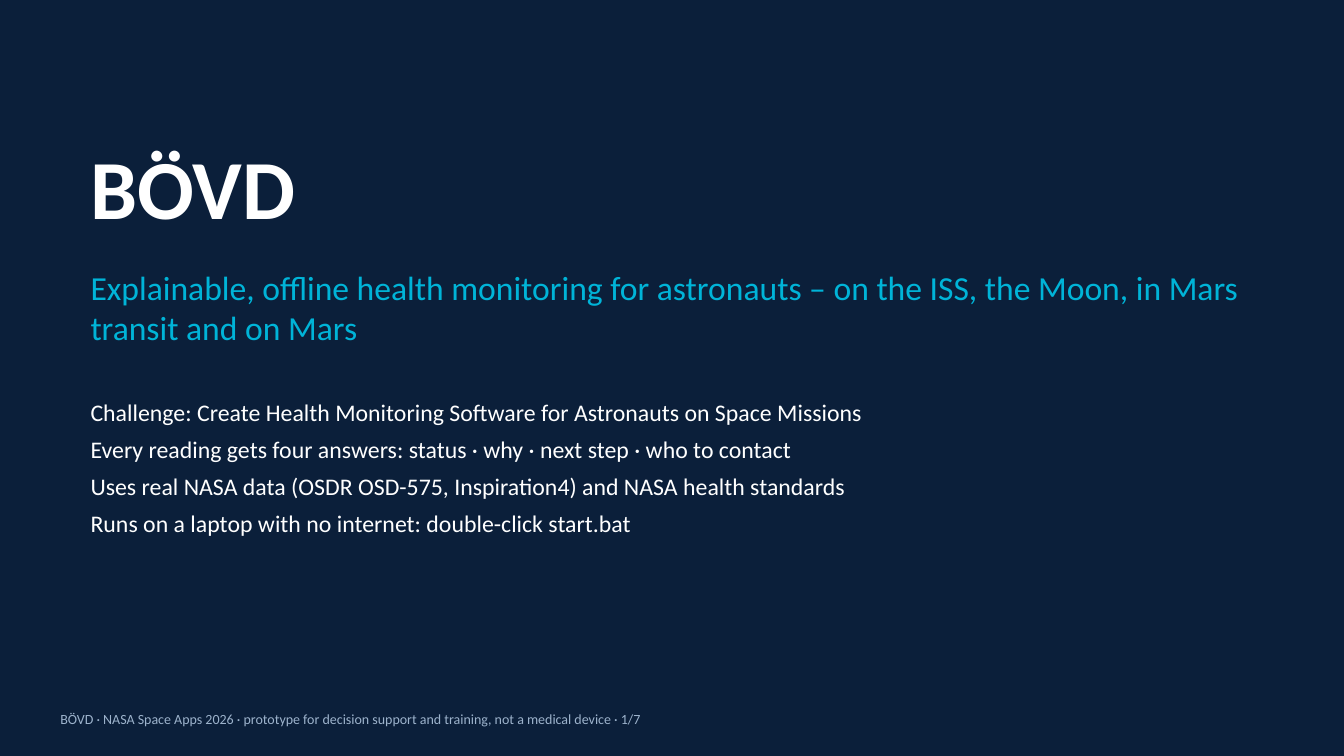
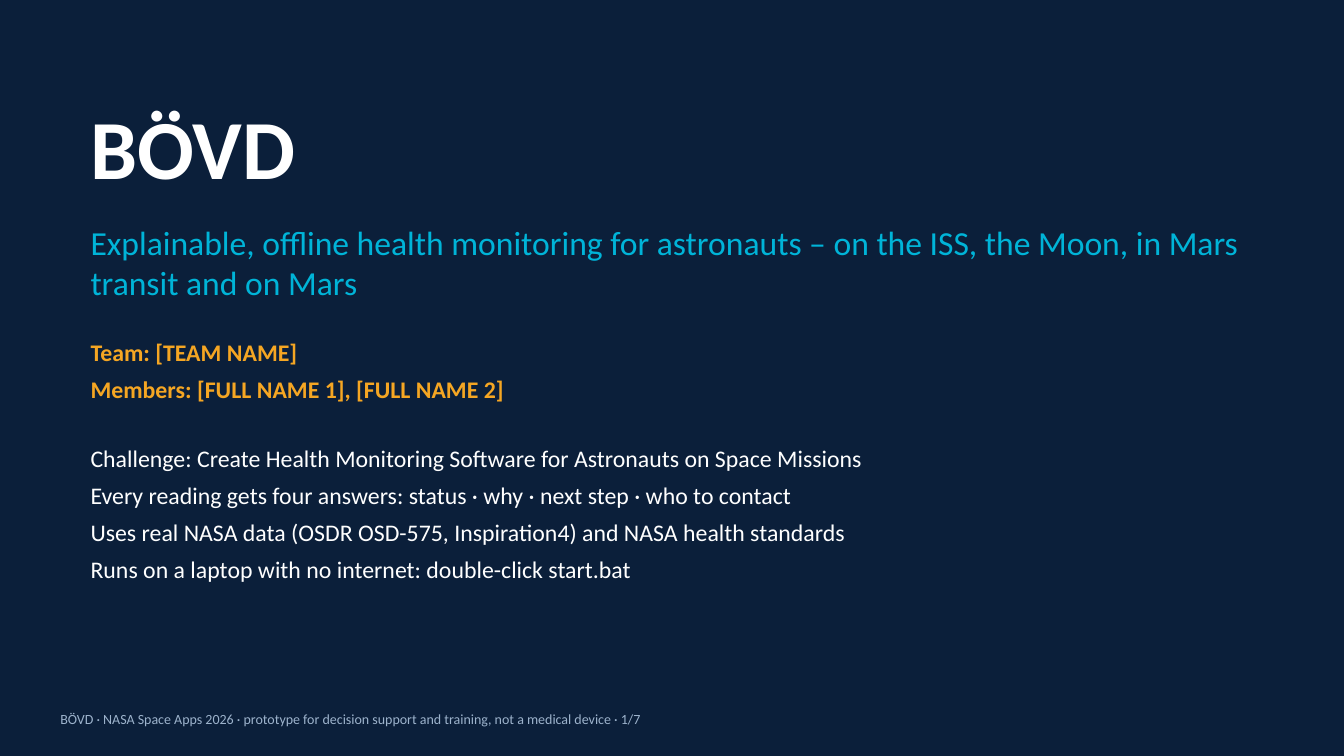
Before and after one commit to al8a7aa/bovd5, a slide deck: slide 1 of BOVD/deliverables/English/BOVD_Demo_7_slides.pptx. Drawn at 1344x756 pixels with LibreOffice and Linux fonts; fonts in the diff are those of the drawing. Boxes give left, top, right and bottom in pixels: in the first picture for what was removed or moved away, otherwise in the second. Text is boxed around its words. In the diff, an @@ line names an element or a change of style, - is before the commit and + after.

```diff
--- a/BOVD/deliverables/English/BOVD_Demo_7_slides.pptx
+++ b/BOVD/deliverables/English/BOVD_Demo_7_slides.pptx
@@ text "BÖVD": place and size @@
-text "BÖVD" at box(91, 150, 296, 220)
+text "BÖVD" at box(91, 110, 296, 180)
@@ text "Explainable, offline health monitoring for ...": place and size @@
-text "Explainable, offline health monitoring for ..." at box(91, 276, 1238, 340)
+text "Explainable, offline health monitoring for ..." at box(91, 231, 1238, 295)
@@ text added at box(91, 343, 504, 402), 17 pt, text #F5A623, bold @@
+Team: [TEAM NAME]
+Members: [FULL NAME 1], [FULL NAME 2]
@@ text "Challenge: Create Health Monitoring Software ...": place and size @@
-text "Challenge: Create Health Monitoring Software ..." at box(91, 404, 861, 536)
+text "Challenge: Create Health Monitoring Software ..." at box(91, 450, 861, 582)
```
Also in this commit, not shown: 1 other slide changed, 23 other files.
